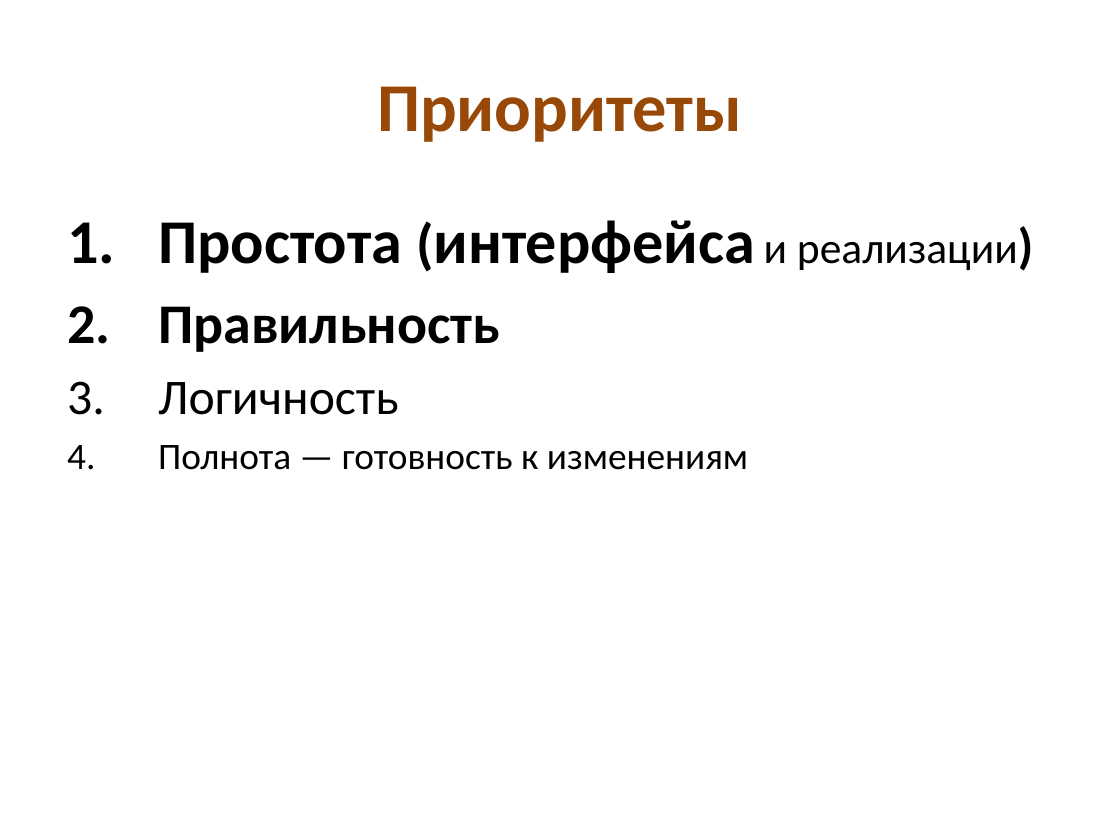
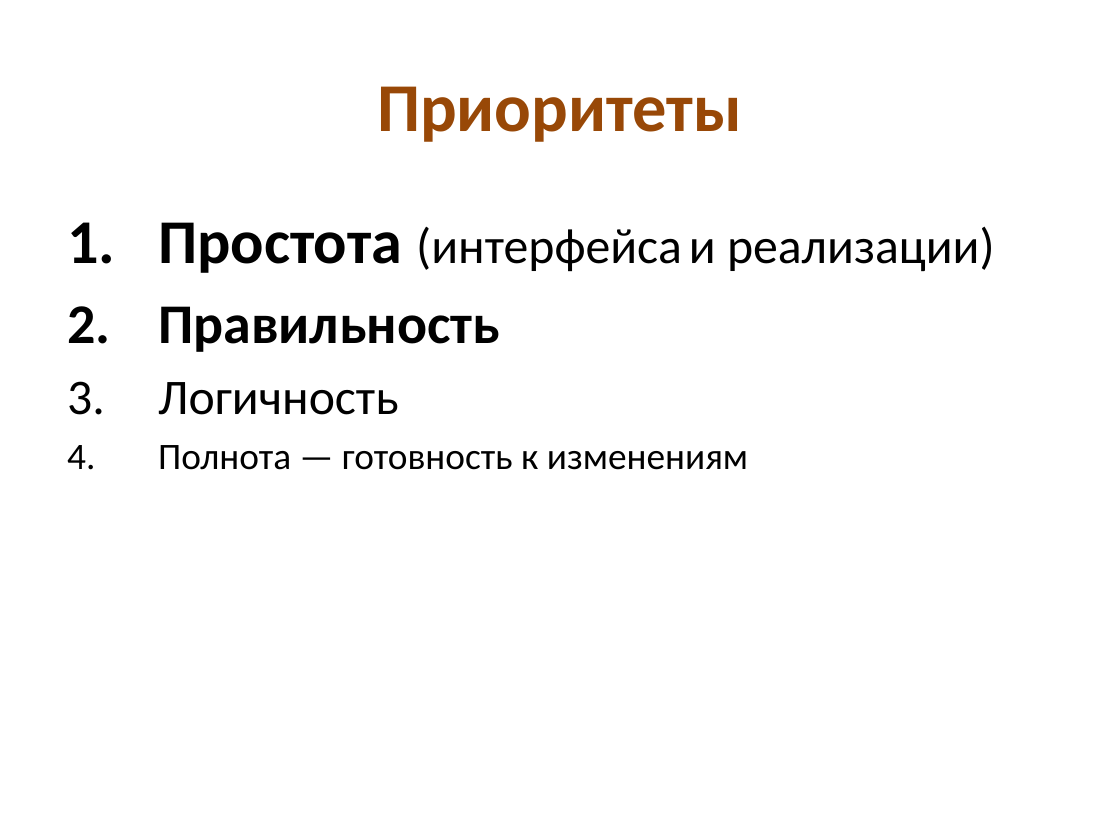
Before and after one commit to kontur-edu/2013, a slide deck: slide 5 of CodeDesign/Проектирование @ КрешКурс2013.pptx. Drawn at 1120x840 pixels with LibreOffice and Linux fonts; fonts in the diff are those of the drawing. Boxes give left, top, right and bottom in pixels: in the first picture for what was removed or moved away, otherwise in the second. Text is boxed around its words. In the diff, an @@ line names an element or a change of style, - is before the commit and + after.

Commit message:
CodeDesign

```diff
--- a/CodeDesign/Проектирование @ КрешКурс2013.pptx
+++ b/CodeDesign/Проектирование @ КрешКурс2013.pptx
@@ text at box(158, 222, 995, 273): size 36 to 32 pt, size 40 to 32 pt in "(интерфейса"; size 28 to 32 pt in "и реализации)"; bold off in "(интерфейса реализации)"; less space between paragraphs @@
```
Also in this commit, not shown: 11 other slides changed, 6 slides added, 45 slides removed.
